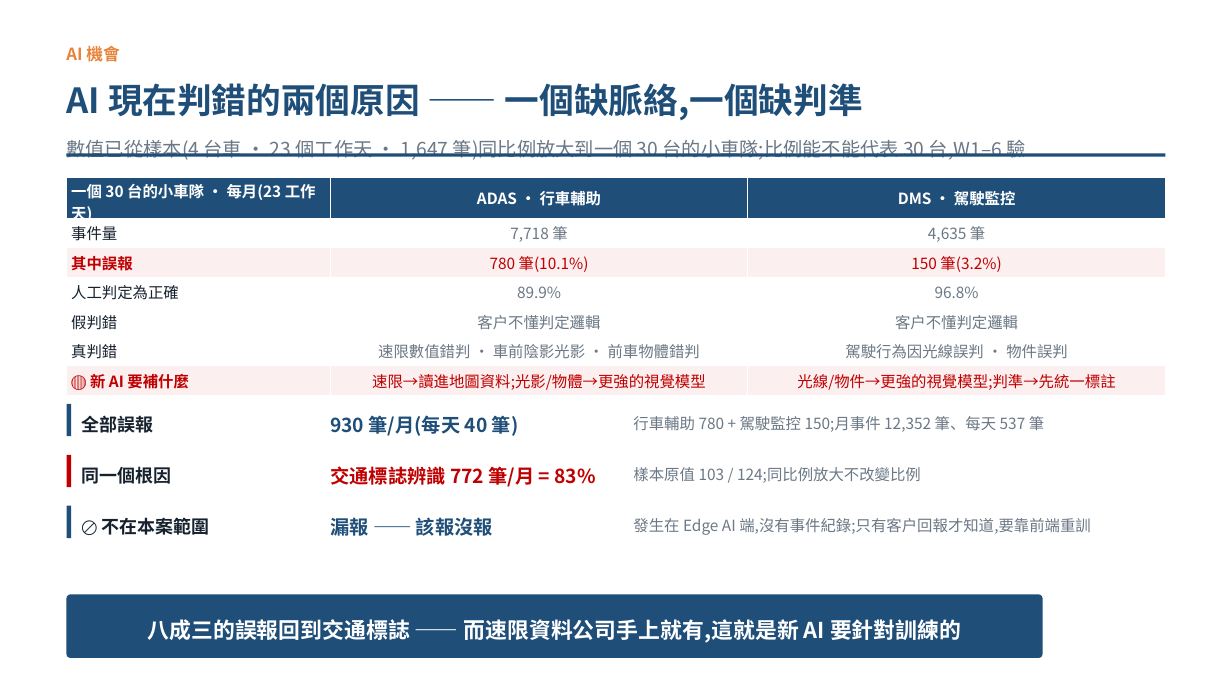
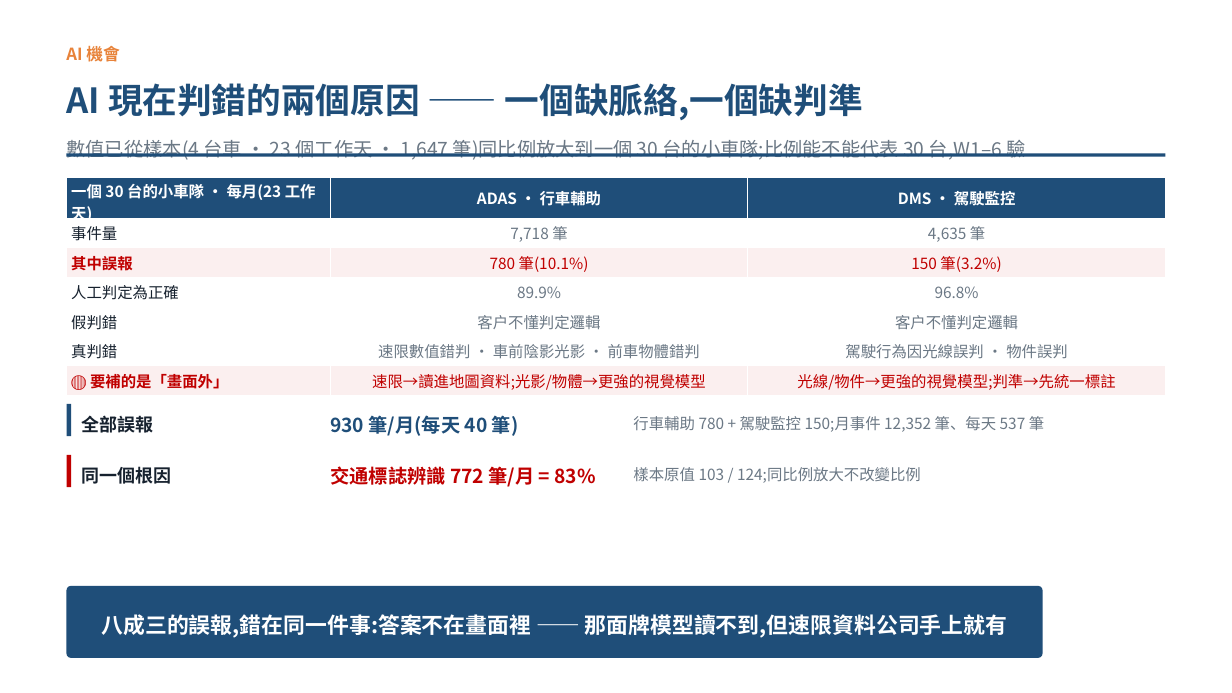
Before and after one commit to pokai-huang0828/UTS_workspace, a slide deck: slide 4 of Artificial Intelligence for Enterprises/Assessment3/Huang_26254793_421104_Assessment 3.pptx. Drawn at 1232x693 pixels with LibreOffice and Linux fonts; fonts in the diff are those of the drawing. Boxes give left, top, right and bottom in pixels: in the first picture for what was removed or moved away, otherwise in the second. Text is boxed around its words. In the diff, an @@ line names an element or a change of style, - is before the commit and + after.

```diff
--- a/Artificial Intelligence for Enterprises/Assessment3/Huang_26254793_421104_Assessment 3.pptx
+++ b/Artificial Intelligence for Enterprises/Assessment3/Huang_26254793_421104_Assessment 3.pptx
@@ table at (67,177,1165,394) @@
-row 7, column 1: 🔴 新 AI 要補什麼
+row 7, column 1: 🔴 要補的是「畫面外」
@@ rectangle removed at (67,506,71,538) @@
@@ text removed at (102,517,210,535) @@
-🚫 不在本案範圍
@@ text removed at (330,514,493,540) @@
-漏報 —— 該報沒報
@@ text removed at (633,518,1091,535) @@
-發生在 Edge AI 端,沒有事件紀錄;只有客戶回報才知道,要靠前端重訓
@@ rounded rectangle: place and size @@
-rounded rectangle at (67,594,1043,658)
+rounded rectangle at (67,586,1043,658)
@@ text at (102,614,1008,638): text changed @@
-八成三的誤報回到交通標誌 —— 而速限資料公司手上就有,這就是新 AI 要針對訓練的
+八成三的誤報,錯在同一件事:答案不在畫面裡 —— 那面牌模型讀不到,但速限資料公司手上就有
```
Also in this commit, not shown: 6 other files.
